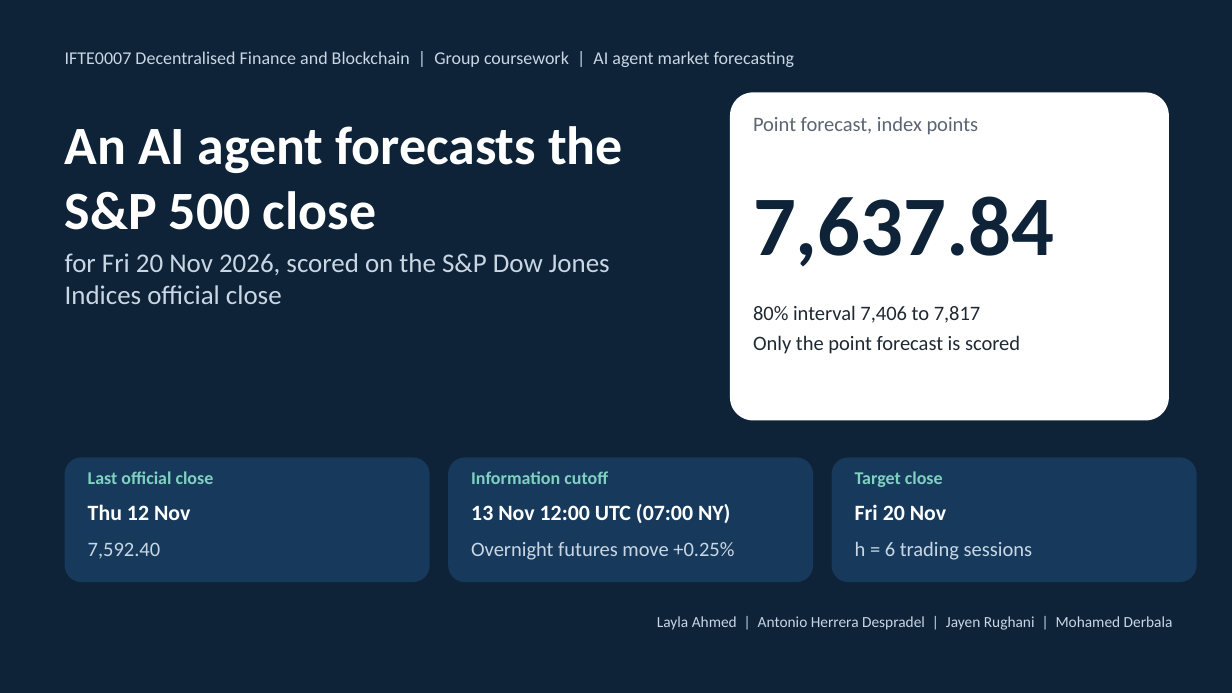
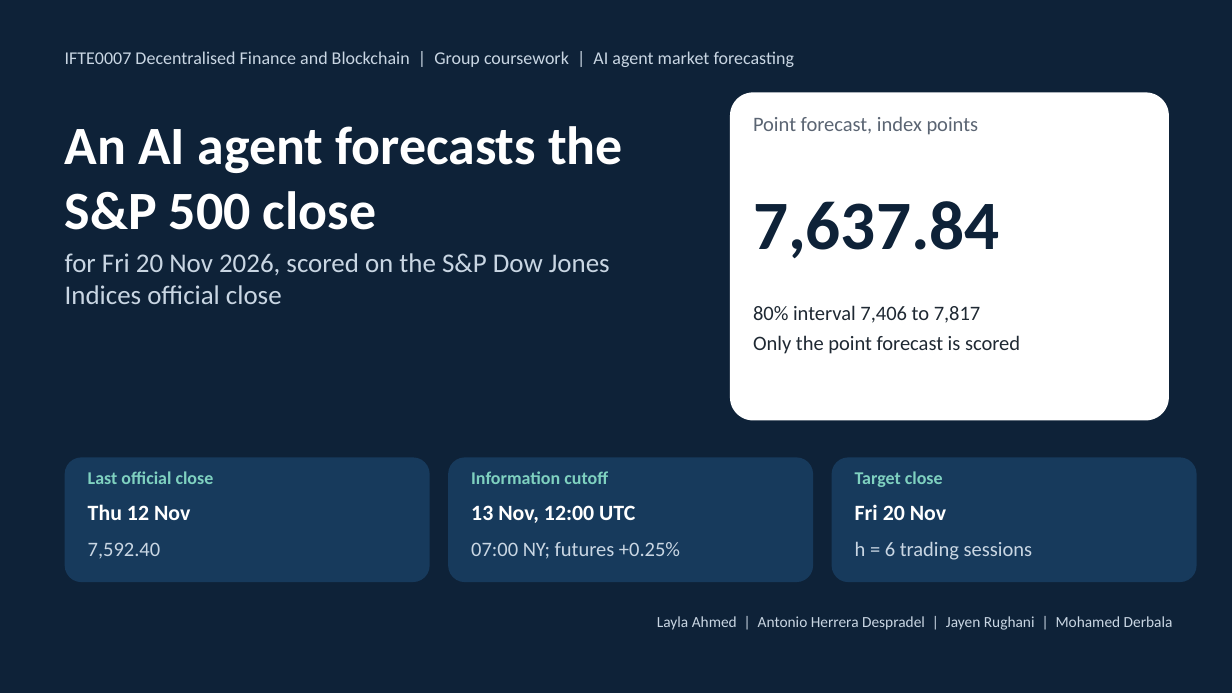
Before and after one commit to antoniohede-ai/ifte0007-group9-sp500-forecast, a slide deck: slide 1 of report/slides_final.pptx. Drawn at 1232x693 pixels with LibreOffice and Linux fonts; fonts in the diff are those of the drawing. Boxes give left, top, right and bottom in pixels: in the first picture for what was removed or moved away, otherwise in the second. Text is boxed around its words. In the diff, an @@ line names an element or a change of style, - is before the commit and + after.

```diff
--- a/report/slides_final.pptx
+++ b/report/slides_final.pptx
@@ text "7,637.84" at [753, 201, 1000, 258]: size 66 to 54 pt @@
@@ text at [471, 505, 635, 523]: text changed @@
-13 Nov 12:00 UTC (07:00 NY)
+13 Nov, 12:00 UTC
@@ text at [471, 542, 680, 559]: text changed @@
-Overnight futures move +0.25%
+07:00 NY; futures +0.25%
```
Also in this commit, not shown: 4 other slides changed, 12 other files.
